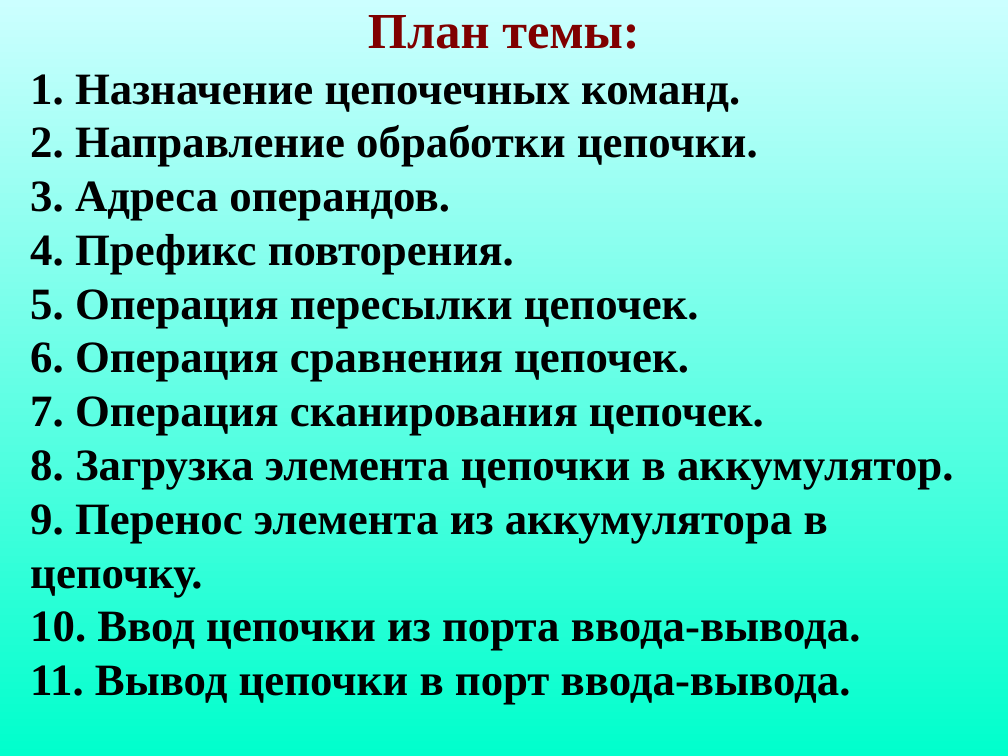
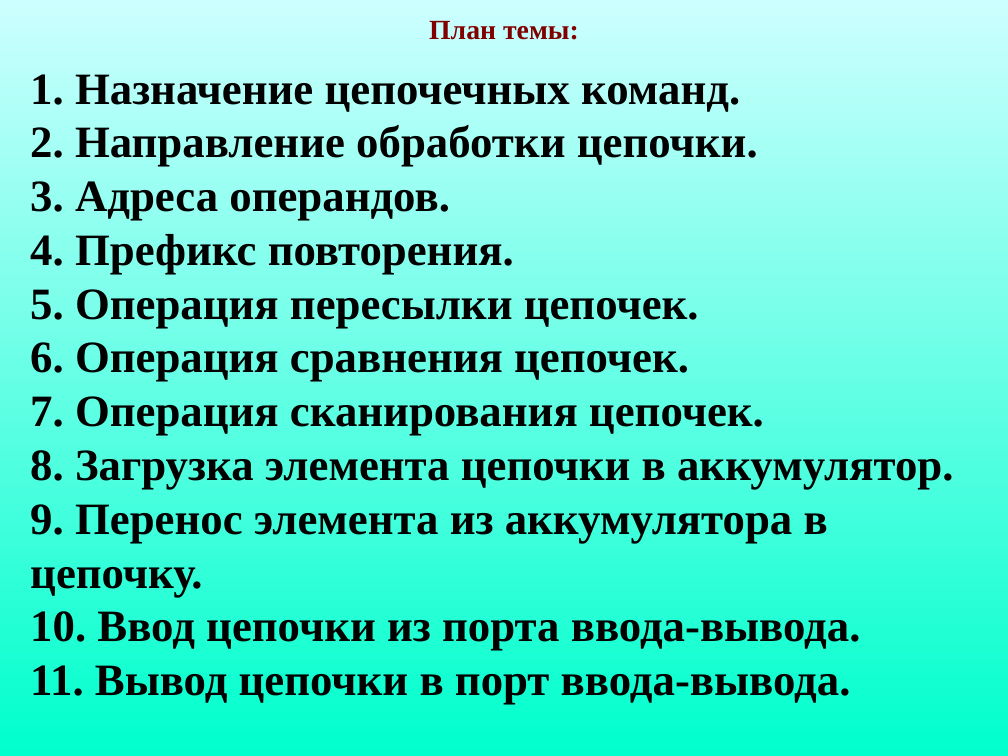
Before and after one commit to KavalevichArtyom/lessons.by, a slide deck: slide 2 of document/presentations/7/Команды_обработки_цепочек.ppt. Drawn at 1008x756 pixels with LibreOffice and Linux fonts; fonts in the diff are those of the drawing. Boxes give left, top, right and bottom in pixels: in the first picture for what was removed or moved away, otherwise in the second. Text is boxed around its words. In the diff, an @@ line names an element or a change of style, - is before the commit and + after.

```diff
--- a/document/presentations/7/Команды_обработки_цепочек.ppt
+++ b/document/presentations/7/Команды_обработки_цепочек.ppt
@@ text "План темы:" at box(429, 21, 579, 40): size 36 to 19.8 pt @@
```
Also in this commit, not shown: 7 other slides changed, 7 other files.
